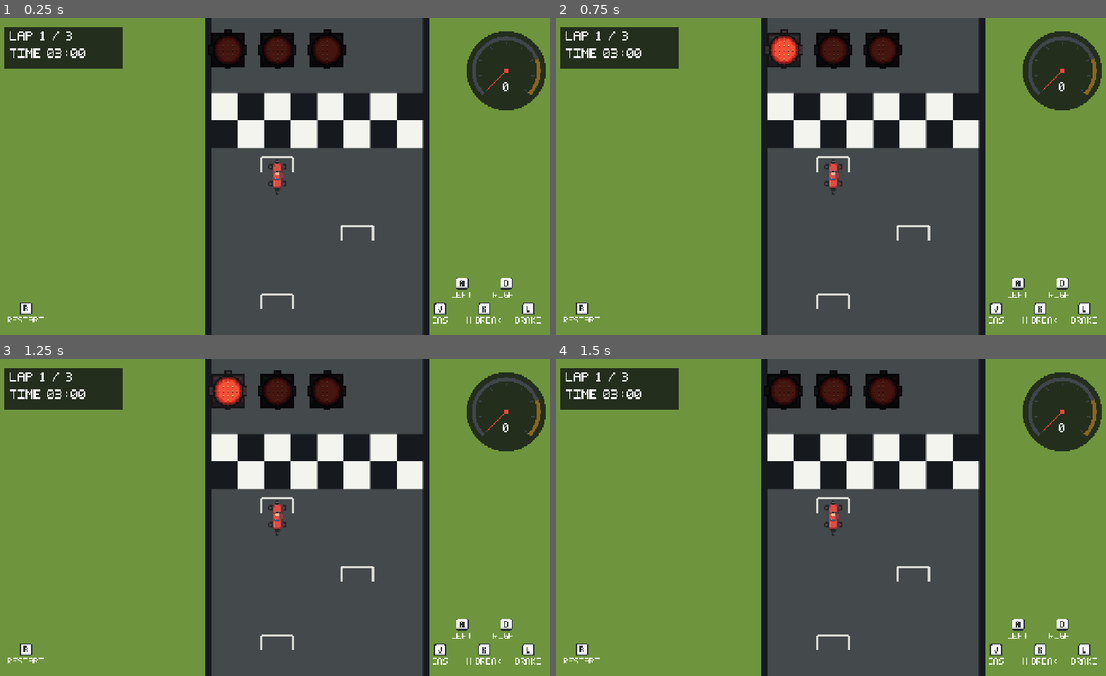
Above: before the commit, frames 1-4 (two rows, left to right).
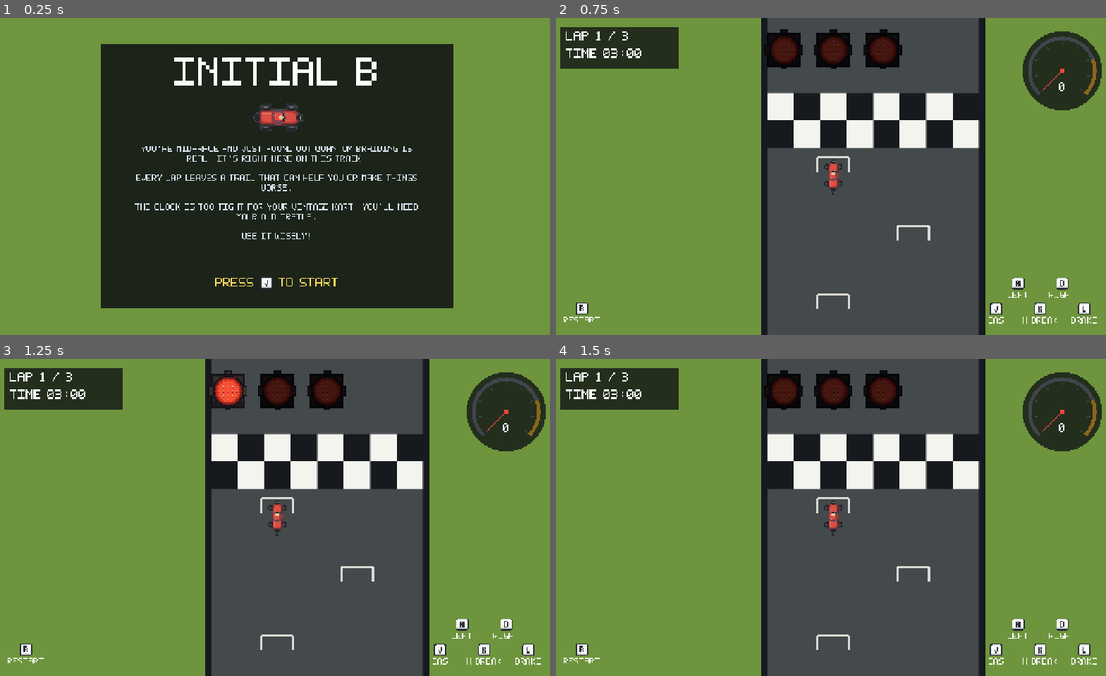
Above: after the commit, the same moments.

Repository: sucary/initial-b
Game: Godot game, scene res://scenes/title.tscn
Two runs of this game, one before a commit and one after it. Both use one fixed random seed, a clock stepped at 60 frames per second and the inputs below. Before the commit the project starts from res://scenes/game.tscn.
Inputs:
- Up to frame 1 (0.25 s): no input
- Up to frame 2 (0.75 s): tap Enter (ui_accept) at 0.5 s; hold D (steer_right) from 0.53 s (still down); hold Enter (ui_accept) from 0.53 s (still down)
- Up to frame 3 (1.25 s): keep holding D (steer_right); keep holding Enter (ui_accept)
- Up to frame 4 (1.5 s): release D (steer_right) at 1.28 s; release Enter (ui_accept) at 1.28 s; hold L (brake) from 1.28 s (still down); tap R at 1.35 s

The runs differ from the first frame. In frame 1, 61% of the frame differs, in the area x 0-100%, y 0-100%; in frame 2, 0.4%; in frame 3, nothing differs; in frame 4, nothing differs.

Commit message:
feat: add start screen

Diff:
--- a/project.godot
+++ b/project.godot
@@ -11,7 +11,7 @@
 [application]
 
 config/name="Initial B"
-run/main_scene="res://scenes/game.tscn"
+run/main_scene="res://scenes/title.tscn"
 config/features=PackedStringArray("4.7", "GL Compatibility")
 config/icon="res://icon.svg"
 
--- a/scenes/game.tscn
+++ b/scenes/game.tscn
@@ -37,12 +37,13 @@
 texture = ExtResource("6_track_art")
 centered = false
 
-[node name="StartGrid" type="Node2D" parent="."]
+[node name="StartGrid" type="Node2D" parent="." unique_id=1134569221]
 script = ExtResource("15_start_grid")
 
-[node name="PreviousLapPath" type="Line2D" parent="."]
+[node name="PreviousLapPath" type="Line2D" parent="." unique_id=1847267528]
 texture_filter = 1
 script = ExtResource("11_lap_path")
+
 [node name="Course" type="Node2D" parent="." unique_id=316756219]
 script = ExtResource("12_course")
 
@@ -82,13 +83,14 @@
 offset_top = -132.0
 offset_right = -20.0
 offset_bottom = -20.0
+grow_horizontal = 0
+grow_vertical = 0
 mouse_filter = 2
 
 [node name="KeyA" type="TextureRect" parent="HUD/KeybindHUD" unique_id=889129013]
 texture_filter = 1
 layout_mode = 0
 offset_left = 85.0
-offset_top = 0.0
 offset_right = 115.0
 offset_bottom = 30.0
 mouse_filter = 2
@@ -112,7 +114,6 @@
 texture_filter = 1
 layout_mode = 0
 offset_left = 185.0
-offset_top = 0.0
 offset_right = 215.0
 offset_bottom = 30.0
 mouse_filter = 2
@@ -146,7 +147,6 @@
 [node name="KeyJLabel" type="Label" parent="HUD/KeybindHUD" unique_id=222935320]
 texture_filter = 1
 layout_mode = 0
-offset_left = 0.0
 offset_top = 92.0
 offset_right = 100.0
 offset_bottom = 112.0
@@ -213,6 +213,7 @@
 offset_top = -75.0
 offset_right = 120.0
 offset_bottom = -20.0
+grow_vertical = 0
 mouse_filter = 2
 
 [node name="KeyR" type="TextureRect" parent="HUD/RestartHUD" unique_id=1881529191]
@@ -269,7 +270,7 @@
 theme_override_font_sizes/font_size = 24
 text = "TIME 03:00"
 
-[node name="SpeedDashboard" type="Control" parent="HUD"]
+[node name="SpeedDashboard" type="Control" parent="HUD" unique_id=577834521]
 layout_mode = 3
 anchors_preset = 1
 anchor_left = 1.0
@@ -278,10 +279,11 @@
 offset_top = 20.0
 offset_right = -20.0
 offset_bottom = 270.0
+grow_horizontal = 0
 mouse_filter = 2
 script = ExtResource("13_speed_dashboard")
 
-[node name="StartLights" type="HBoxContainer" parent="HUD"]
+[node name="StartLights" type="HBoxContainer" parent="HUD" unique_id=314285486]
 anchors_preset = 5
 anchor_left = 0.5
 anchor_right = 0.5
@@ -300,23 +302,125 @@
 anchor_top = 0.5
 anchor_right = 0.5
 anchor_bottom = 0.5
-offset_left = -230.0
-offset_top = -110.0
-offset_right = 230.0
-offset_bottom = 110.0
+offset_left = -280.0
+offset_top = -150.0
+offset_right = 280.0
+offset_bottom = 150.0
 mouse_filter = 2
 color = Color(0.055, 0.065, 0.08, 0.88)
 
-[node name="ResultLabel" type="Label" parent="HUD/ResultPanel" unique_id=748824247]
-texture_filter = 1
-layout_mode = 0
+[node name="Lines" type="VBoxContainer" parent="HUD/ResultPanel" unique_id=1976805466]
+layout_mode = 1
+anchors_preset = 15
+anchor_right = 1.0
+anchor_bottom = 1.0
 offset_left = 20.0
-offset_top = 25.0
-offset_right = 440.0
-offset_bottom = 195.0
+offset_top = 20.0
+offset_right = -20.0
+offset_bottom = -20.0
+grow_horizontal = 2
+grow_vertical = 2
+mouse_filter = 2
+theme_override_constants/separation = 14
+alignment = 1
+
+[node name="FinishedLabel" type="Label" parent="HUD/ResultPanel/Lines" unique_id=1510867201]
+texture_filter = 1
+layout_mode = 2
 theme_override_colors/font_color = Color(1, 1, 1, 1)
 theme_override_fonts/font = ExtResource("10_pixel_font")
 theme_override_font_sizes/font_size = 24
 text = "FINISHED!"
 horizontal_alignment = 1
+
+[node name="TimeUpLabel" type="Label" parent="HUD/ResultPanel/Lines" unique_id=1220458322]
+texture_filter = 1
+layout_mode = 2
+theme_override_colors/font_color = Color(1, 1, 1, 1)
+theme_override_fonts/font = ExtResource("10_pixel_font")
+theme_override_font_sizes/font_size = 24
+text = "TIME UP!"
+horizontal_alignment = 1
+
+[node name="FinishTimeLabel" type="Label" parent="HUD/ResultPanel/Lines" unique_id=280197956]
+texture_filter = 1
+layout_mode = 2
+theme_override_colors/font_color = Color(1, 1, 1, 1)
+theme_override_fonts/font = ExtResource("10_pixel_font")
+theme_override_font_sizes/font_size = 24
+text = "TIME {time}"
+horizontal_alignment = 1
+
+[node name="HintGap" type="Control" parent="HUD/ResultPanel/Lines" unique_id=1831088378]
+custom_minimum_size = Vector2(0, 26)
+layout_mode = 2
+mouse_filter = 2
+
+[node name="RestartRow" type="HBoxContainer" parent="HUD/ResultPanel/Lines" unique_id=1755218188]
+layout_mode = 2
+mouse_filter = 2
+theme_override_constants/separation = 12
+alignment = 1
+
+[node name="PressLabel" type="Label" parent="HUD/ResultPanel/Lines/RestartRow" unique_id=1469016436]
+texture_filter = 1
+layout_mode = 2
+theme_override_colors/font_color = Color(1, 1, 1, 1)
+theme_override_fonts/font = ExtResource("10_pixel_font")
+theme_override_font_sizes/font_size = 24
+text = "PRESS"
 vertical_alignment = 1
+
+[node name="Key" type="TextureRect" parent="HUD/ResultPanel/Lines/RestartRow" unique_id=2079364816]
+texture_filter = 1
+layout_mode = 2
+size_flags_vertical = 4
+mouse_filter = 2
+texture = ExtResource("9_keycap_r")
+stretch_mode = 2
+
+[node name="ActionLabel" type="Label" parent="HUD/ResultPanel/Lines/RestartRow" unique_id=1638509238]
+texture_filter = 1
+layout_mode = 2
+theme_override_colors/font_color = Color(1, 1, 1, 1)
+theme_override_fonts/font = ExtResource("10_pixel_font")
+theme_override_font_sizes/font_size = 24
+text = "TO RESTART"
+vertical_alignment = 1
+
+[node name="ButtonGap" type="Control" parent="HUD/ResultPanel/Lines" unique_id=1492015235]
+custom_minimum_size = Vector2(0, 10)
+layout_mode = 2
+mouse_filter = 2
+
+[node name="StartScreenRow" type="HBoxContainer" parent="HUD/ResultPanel/Lines" unique_id=273425296]
+layout_mode = 2
+mouse_filter = 2
+theme_override_constants/separation = 12
+alignment = 1
+
+[node name="PressLabel" type="Label" parent="HUD/ResultPanel/Lines/StartScreenRow" unique_id=1413209069]
+texture_filter = 1
+layout_mode = 2
+theme_override_colors/font_color = Color(1, 1, 1, 1)
+theme_override_fonts/font = ExtResource("10_pixel_font")
+theme_override_font_sizes/font_size = 24
+text = "PRESS"
+vertical_alignment = 1
+
+[node name="Key" type="TextureRect" parent="HUD/ResultPanel/Lines/StartScreenRow" unique_id=104675249]
+texture_filter = 1
+layout_mode = 2
+size_flags_vertical = 4
+mouse_filter = 2
+texture = ExtResource("9_keycap_l")
+stretch_mode = 2
+
+[node name="ActionLabel" type="Label" parent="HUD/ResultPanel/Lines/StartScreenRow" unique_id=1445474660]
+texture_filter = 1
+layout_mode = 2
+theme_override_colors/font_color = Color(1, 1, 1, 1)
+theme_override_fonts/font = ExtResource("10_pixel_font")
+theme_override_font_sizes/font_size = 24
+text = "FOR START SCREEN"
+vertical_alignment = 1
--- /dev/null
+++ b/scenes/title.tscn
@@ -0,0 +1,136 @@
+[gd_scene format=3 uid="uid://bcvxyt8wss48s"]
+
+[ext_resource type="Script" uid="uid://nc1s6173i7r1" path="res://scripts/title_screen.gd" id="1_title"]
+[ext_resource type="Texture2D" uid="uid://wg4i2qo5xrot" path="res://assets/sprites/kart.png" id="2_kart"]
+[ext_resource type="FontFile" uid="uid://chpbs2pq6meuy" path="res://assets/fonts/kart-pixel.fnt" id="3_font"]
+[ext_resource type="Texture2D" uid="uid://cmwu663c1n32j" path="res://assets/sprites/keycap-j.png" id="4_keycap_j"]
+
+[node name="TitleScreen" type="Control" unique_id=781806632]
+layout_mode = 3
+anchors_preset = 15
+anchor_right = 1.0
+anchor_bottom = 1.0
+grow_horizontal = 2
+grow_vertical = 2
+script = ExtResource("1_title")
+
+[node name="Grass" type="ColorRect" parent="." unique_id=2100451105]
+layout_mode = 1
+anchors_preset = 15
+anchor_right = 1.0
+anchor_bottom = 1.0
+grow_horizontal = 2
+grow_vertical = 2
+mouse_filter = 2
+color = Color(0.435, 0.588, 0.243, 1)
+
+[node name="Panel" type="ColorRect" parent="." unique_id=952430934]
+layout_mode = 1
+anchors_preset = 8
+anchor_left = 0.5
+anchor_top = 0.5
+anchor_right = 0.5
+anchor_bottom = 0.5
+offset_left = -400.0
+offset_top = -300.0
+offset_right = 400.0
+offset_bottom = 300.0
+grow_horizontal = 2
+grow_vertical = 2
+mouse_filter = 2
+color = Color(0.055, 0.065, 0.08, 0.85)
+
+[node name="TitleLabel" type="Label" parent="Panel" unique_id=463434492]
+texture_filter = 1
+layout_mode = 1
+anchors_preset = 10
+anchor_right = 1.0
+offset_top = 30.0
+offset_bottom = 110.0
+grow_horizontal = 2
+theme_override_colors/font_color = Color(1, 1, 1, 1)
+theme_override_fonts/font = ExtResource("3_font")
+theme_override_font_sizes/font_size = 72
+text = "INITIAL B"
+horizontal_alignment = 1
+
+[node name="Kart" type="TextureRect" parent="Panel" unique_id=1146819839]
+texture_filter = 1
+layout_mode = 1
+anchors_preset = 5
+anchor_left = 0.5
+anchor_right = 0.5
+offset_left = -64.0
+offset_top = 125.0
+offset_right = 64.0
+offset_bottom = 205.0
+grow_horizontal = 2
+mouse_filter = 2
+texture = ExtResource("2_kart")
+expand_mode = 1
+
+[node name="StoryLabel" type="Label" parent="Panel" unique_id=224161732]
+texture_filter = 1
+layout_mode = 1
+anchors_preset = 15
+anchor_right = 1.0
+anchor_bottom = 1.0
+offset_left = 60.0
+offset_top = 230.0
+offset_right = -60.0
+offset_bottom = -95.0
+grow_horizontal = 2
+grow_vertical = 2
+theme_override_colors/font_color = Color(0.86, 0.9, 0.94, 1)
+theme_override_constants/line_spacing = 6
+theme_override_fonts/font = ExtResource("3_font")
+theme_override_font_sizes/font_size = 16
+text = "YOU'RE MID-RACE AND JUST FOUND OUT QUANTUM BRAIDING IS REAL. IT'S RIGHT HERE ON THIS TRACK.
+
+EVERY LAP LEAVES A TRAIL THAT CAN HELP YOU OR MAKE THINGS WORSE.
+
+THE CLOCK IS TOO TIGHT FOR YOUR VINTAGE KART. YOU'LL NEED YOUR OLD TRAILS.
+
+USE IT WISELY!"
+horizontal_alignment = 1
+autowrap_mode = 3
+
+[node name="PromptRow" type="HBoxContainer" parent="Panel" unique_id=358502578]
+layout_mode = 1
+anchors_preset = 12
+anchor_top = 1.0
+anchor_right = 1.0
+anchor_bottom = 1.0
+offset_top = -75.0
+offset_bottom = -40.0
+grow_horizontal = 2
+grow_vertical = 0
+mouse_filter = 2
+theme_override_constants/separation = 12
+alignment = 1
+
+[node name="PressLabel" type="Label" parent="Panel/PromptRow"]
+texture_filter = 1
+layout_mode = 2
+theme_override_colors/font_color = Color(1, 0.86, 0.35, 1)
+theme_override_fonts/font = ExtResource("3_font")
+theme_override_font_sizes/font_size = 24
+text = "PRESS"
+vertical_alignment = 1
+
+[node name="Key" type="TextureRect" parent="Panel/PromptRow"]
+texture_filter = 1
+layout_mode = 2
+size_flags_vertical = 4
+mouse_filter = 2
+texture = ExtResource("4_keycap_j")
+stretch_mode = 2
+
+[node name="ActionLabel" type="Label" parent="Panel/PromptRow"]
+texture_filter = 1
+layout_mode = 2
+theme_override_colors/font_color = Color(1, 0.86, 0.35, 1)
+theme_override_fonts/font = ExtResource("3_font")
+theme_override_font_sizes/font_size = 24
+text = "TO START"
+vertical_alignment = 1
--- a/scripts/game_manager.gd
+++ b/scripts/game_manager.gd
@@ -6,6 +6,7 @@
 const PATH_START_AFTER_FINISH := 52.0
 const PATH_END_BEFORE_FINISH := 18.0
 const SHADOW_FADE_SECONDS := 0.3
+const TITLE_SCENE := "res://scenes/title.tscn"
 
 @export_range(30.0, 600.0, 5.0) var race_time_limit_seconds := 180.0
 
@@ -21,7 +22,10 @@
 @onready var speed_dashboard: SpeedDashboard = $HUD/SpeedDashboard
 @onready var start_lights: StartLights = $HUD/StartLights
 @onready var result_panel: ColorRect = $HUD/ResultPanel
-@onready var result_label: Label = $HUD/ResultPanel/ResultLabel
+@onready var finished_label: Label = $HUD/ResultPanel/Lines/FinishedLabel
+@onready var time_up_label: Label = $HUD/ResultPanel/Lines/TimeUpLabel
+@onready var finish_time_label: Label = $HUD/ResultPanel/Lines/FinishTimeLabel
+@onready var _finish_time_template := finish_time_label.text
 
 var completed_laps := 0
 var time_left := 0.0
@@ -150,17 +154,18 @@
 	kart.set_physics_process(false)
 	camera.follows_input = false
 	result_panel.visible = true
-	if won:
-		var elapsed := race_time_limit_seconds - time_left
-		result_label.text = "FINISHED!\nTIME %s\nPRESS R TO RESTART" % _format_time(elapsed)
-	else:
-		result_label.text = "TIME UP!\nPRESS R TO RESTART"
+	finished_label.visible = won
+	time_up_label.visible = not won
+	finish_time_label.visible = won
+	finish_time_label.text = _finish_time_template.replace("{time}", _format_time(time_left))
 	_update_hud()
 
 
 func _input(event: InputEvent) -> void:
 	if event is InputEventKey and event.pressed and not event.echo and event.keycode == KEY_R:
 		get_tree().call_deferred("reload_current_scene")
+	elif _race_over and event.is_action_pressed("brake") and not event.is_echo():
+		get_tree().change_scene_to_file.call_deferred(TITLE_SCENE)
 
 
 func _update_hud() -> void:
--- /dev/null
+++ b/scripts/title_screen.gd
@@ -0,0 +1,23 @@
+extends Control
+
+const GAME_SCENE := "res://scenes/game.tscn"
+const BLINK_SECONDS := 0.5
+
+@onready var prompt_row: HBoxContainer = $Panel/PromptRow
+
+var _time := 0.0
+var _starting := false
+
+
+func _process(delta: float) -> void:
+	_time += delta
+	prompt_row.visible = fmod(_time, BLINK_SECONDS * 2.0) < BLINK_SECONDS
+
+
+func _unhandled_input(event: InputEvent) -> void:
+	if _starting or event.is_echo():
+		return
+	if event.is_action_pressed("accelerate") or event.is_action_pressed("ui_accept"):
+		_starting = true
+		get_viewport().set_input_as_handled()
+		get_tree().change_scene_to_file.call_deferred(GAME_SCENE)
Binary file changed: assets/fonts/kart-pixel.aseprite
Binary file changed: assets/fonts/kart-pixel.png
Not shown, changed: assets/fonts/kart-pixel.png.import
Not shown: 1 places in scenes/game.tscn that only renumber resources
Not shown, added: scripts/title_screen.gd.uid
